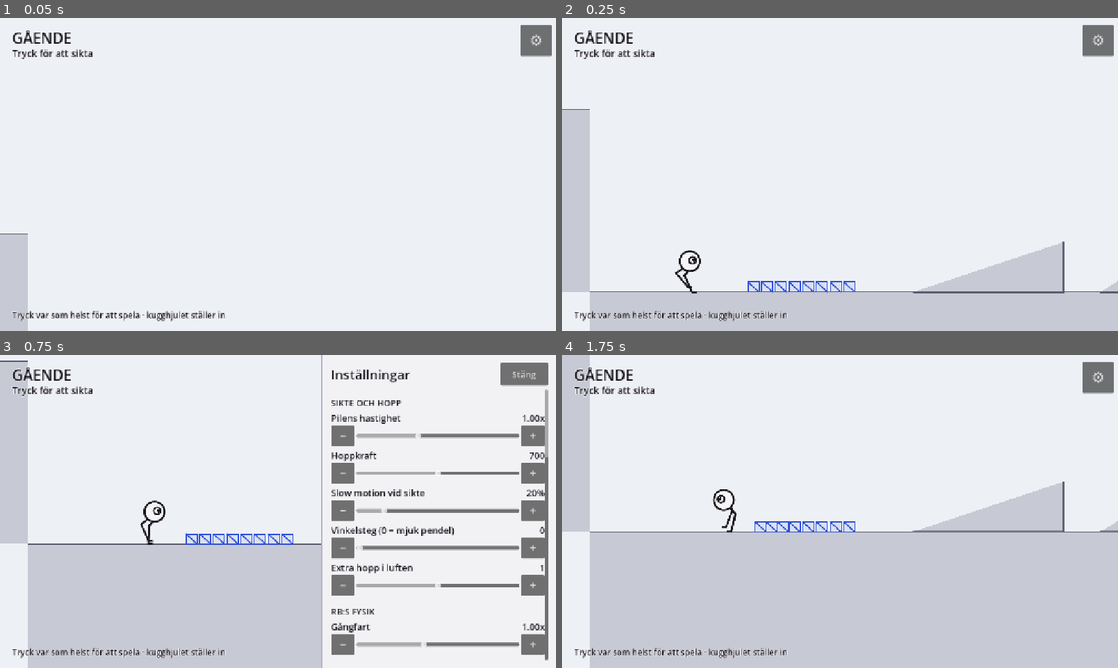
Above: before the commit, frames 1-4 (two rows, left to right).
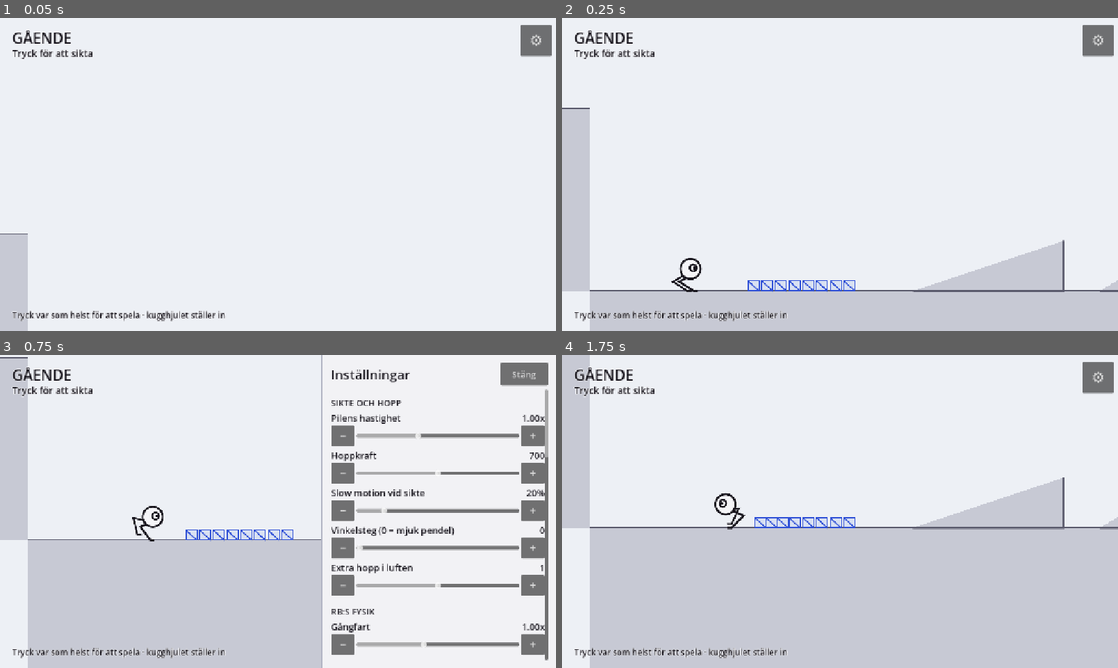
Above: after the commit, the same moments.

Repository: ojojboll-ui/Robo-ball
Game: Godot game, scene res://main/main.tscn
Same seed, same stepped clock (60 frames per second), same inputs: the game is played once before the commit and once after it.
Inputs:
- Up to frame 1 (0.05 s): no input
- Up to frame 2 (0.25 s): no input
- Up to frame 3 (0.75 s): click "⚙" at 0.5 s
- Up to frame 4 (1.75 s): click "Stäng" at 1.25 s

Frame 1 is identical in both runs. In frame 2, 1.3% of the frame differs, in the area x 0-100%, y 28-88%; in frame 3, 1.6%; in frame 4, 2.6%, in the area x 0-100%, y 39-57%.

Commit message:
Fold the legs in instead of snapping to a ball, and reshape them
Three notes from playtest: the change into rolling was a snap, the legs
were slightly too long, and the two segments should be closer in length
with a tighter joint angle.

The snap is gone because the shapes no longer swap. A capsule whose
height is two radii is a circle, so the capsule simply shrinks: 70 px
down to 44 over about two tenths of a second, with the body moved by half
the height change each frame so the underside stays on the ground. The
legs then fold by themselves — the feet stay planted while the hip sinks,
and the geometry does the rest. Measured on the 45 degree ramp: the
retraction now spans 22 frames and moves RB at most 2.6 px in any single
one, against a 22 px jump before.

The legs are 36 and 37 px against 28 and 40, so the two segments are
nearly equal as a bird's are, and standing height drops from 88 px to 70.
That combination is what gives the tighter joint: the angle at the ankle
is now 63 degrees standing and 74 mid-stride, where it used to be 101. A
bird's leg is always bent; a straight one reads as a stick.

Checked after the rebuild: gap between foot and ground still 0.00 px on
the flat, and no frame with both feet in the air.

Co-Authored-By: Claude Opus 5 <noreply@anthropic.com>
Claude-Session: https://claude.ai/code/session_01BFuXiawrAFSoffrH8t6SUi

Diff:
--- a/game/actor/legs.gd
+++ b/game/actor/legs.gd
@@ -17,11 +17,14 @@
 ##      kollisionskroppen och ärvde varje litet hack i underlaget — därav
 ##      skakandet uppför ramper.
 
-const THIGH := 28.0        ## höft → ankel, det korta övre benet
-const SHIN := 40.0         ## ankel → tå, det långa nedre benet
+const THIGH := 36.0        ## höft → ankel
+const SHIN := 37.0         ## ankel → tå. Nästan lika långa, som hos en fågel,
+                           ## vilket ger den snäva vinkeln i leden.
 const TOE := 9.0
 const HIP_SPREAD := 7.0    ## halva avståndet mellan höfterna
-const BODY_HEIGHT := 66.0  ## bollens mitt över fotplanet = kapselhöjd minus radie
+## Bollens mitt över fotplanet. Sätts av RoboBall varje bildruta, eftersom den
+## krymper när benen dras in — det är den som får benen att vika ihop sig.
+var body_height := 48.0
 const LIFT := 13.0         ## hur högt foten lyfts under ett steg
 const MAX_SAG := 16.0      ## hur långt kroppen får hamna från kollisionskroppen
 const STIFFNESS := 220.0
@@ -47,7 +50,7 @@
 var body_point := Vector2.ZERO
 ## Hur högt bollens mitt sitter över kollisionskroppens mitt. Sätts av RoboBall
 ## så att de två aldrig kan glida isär.
-var body_lift := 16.0
+var body_lift := 13.0
 var _body_vel := Vector2.ZERO
 var _ready := false
 
@@ -56,7 +59,7 @@
 	_body_vel = Vector2.ZERO
 	var t := Vector2(-normal.y, normal.x)
 	for i in 2:
-		feet[i] = body_point - normal * BODY_HEIGHT + t * (i * 2.0 - 1.0) * HIP_SPREAD
+		feet[i] = body_point - normal * body_height + t * (i * 2.0 - 1.0) * HIP_SPREAD
 		planted[i] = true
 		step_t[i] = 1.0
 	_ready = true
@@ -86,7 +89,7 @@
 	# i stället för att svepa dit över en halv sekund.
 	for i in 2:
 		if ((feet[i] as Vector2) - (hip_list[i] as Vector2)).length() > REACH * 1.6:
-			feet[i] = (hip_list[i] as Vector2) - normal * (BODY_HEIGHT - 10.0)
+			feet[i] = (hip_list[i] as Vector2) - normal * (body_height - 10.0)
 			step_to[i] = feet[i]
 			step_t[i] = 1.0
 			planted[i] = true
@@ -109,7 +112,7 @@
 			# Ingen mark inom räckhåll — foten hänger i luften, troligen kvar
 			# från ett fall. Flytta den till det förväntade fotplanet så att
 			# strålen hittar marken nästa bildruta.
-			feet[i] = (hip_list[i] as Vector2) - normal * (BODY_HEIGHT - 10.0)
+			feet[i] = (hip_list[i] as Vector2) - normal * (body_height - 10.0)
 
 	for i in 2:
 		if planted[i]:
@@ -159,7 +162,7 @@
 	# Sikta på **fotplanet** framför höften, inte på höftens egen höjd. Utgick
 	# strålen från höften nådde den aldrig ner till marken, fallbacken användes
 	# varje gång, och foten hamnade en bit över underlaget.
-	var aim := hip - normal * (BODY_HEIGHT - 10.0) + t * forward * stride * 0.55
+	var aim := hip - normal * (body_height - 10.0) + t * forward * stride * 0.55
 	var space := rb.get_world_2d().direct_space_state
 	var query := PhysicsRayQueryParameters2D.create(
 		aim + normal * PROBE_UP, aim - normal * PROBE_DOWN, rb.collision_mask, [rb.get_rid()])
@@ -172,7 +175,7 @@
 	if not hit.is_empty() and (hit["normal"] as Vector2).dot(normal) > 0.35:
 		target = hit["position"]
 	else:
-		target = hip - normal * (BODY_HEIGHT - 10.0)
+		target = hip - normal * (body_height - 10.0)
 
 	# Och aldrig längre bort än benet räcker.
 	var reach_vec := target - hip
@@ -194,7 +197,7 @@
 func _dangle(normal: Vector2, delta: float) -> void:
 	var t := Vector2(-normal.y, normal.x)
 	for i in 2:
-		var rest := body_point - normal * (BODY_HEIGHT - 6.0) + t * (i * 2.0 - 1.0) * HIP_SPREAD
+		var rest := body_point - normal * (body_height - 6.0) + t * (i * 2.0 - 1.0) * HIP_SPREAD
 		feet[i] = (feet[i] as Vector2).lerp(rest, minf(1.0, delta * 9.0))
 		planted[i] = true
 		step_t[i] = 1.0
@@ -211,7 +214,7 @@
 	# Bara höjden fjädrar, och den styrs av var fötterna faktiskt står.
 	var anchor := rb.global_position + normal * body_lift
 	var support: Vector2 = ((feet[0] as Vector2) + (feet[1] as Vector2)) * 0.5
-	var along := (support + normal * BODY_HEIGHT - anchor).dot(normal)
+	var along := (support + normal * body_height - anchor).dot(normal)
 	var target := anchor + normal * clampf(along, -MAX_SAG, MAX_SAG)
 
 	_body_vel += (target - body_point) * STIFFNESS * delta
--- a/game/actor/robo_ball.gd
+++ b/game/actor/robo_ball.gd
@@ -23,12 +23,15 @@
 enum State { WALK, ROLL, AIM, AIR }
 
 const RADIUS := 22.0            ## bollens radie, och kollisionscirkeln när han rullar
-## Med benen ute är han en boll på ben, och kollisionskroppen ska säga samma
-## sak: en kapsel som når från bollens topp ner till fötterna. När benen dras in
-## byts den mot en cirkel — då *är* han bollen. Bytet flyttar honom 16 px, vilket
-## är exakt varför bollen sjunker mot marken när benen försvinner.
-const CAPSULE_HEIGHT := 88.0
+## Med benen ute är han en boll på ben, och kollisionskroppen ska säga samma sak:
+## en kapsel som når från bollens topp ner till fötterna. När benen dras in
+## *krymper* kapseln i stället för att bytas ut — en kapsel vars höjd är två
+## radier är per definition en cirkel. Därför blir indragningen en mjuk rörelse
+## över några bildrutor i stället för ett hack mellan två former, och benen viker
+## ihop sig av sig själva när höften sjunker: fötterna står kvar på marken.
+const CAPSULE_HEIGHT := 70.0
 const STAND_HALF := CAPSULE_HEIGHT * 0.5
+const TUCK_SPEED := 6.5        ## hur snabbt benen viks in, ~0.15 s
 const BODY_LIFT := STAND_HALF - RADIUS   ## bollens mitt över kollisionsmitten
 const WALK_SPEED := 130.0
 const WALK_ACCEL := 900.0      ## hur hårt benen driver mot gångfarten
@@ -62,7 +65,8 @@
 var _legs := Legs.new()
 var _shape: CollisionShape2D
 var _capsule := CapsuleShape2D.new()
-var _circle := CircleShape2D.new()
+## 1.0 = benen ute, 0.0 = helt indragna. Allt annat följer av den här siffran.
+var _stance := 1.0
 ## Underlagets normal, utjämnad. Rå normal hoppar till vid varje skarv mellan
 ## kollisionspolygonens delar, och det syntes som ryck i kroppens lutning.
 var _smooth_normal := Vector2.UP
@@ -72,7 +76,6 @@
 ## Noderna byggs i kod i stället för i en scenfil — RB har få delar, och det
 ## håller allt som beskriver honom i en enda läsbar fil.
 func _ready() -> void:
-	_circle.radius = RADIUS
 	_capsule.radius = RADIUS
 	_capsule.height = CAPSULE_HEIGHT
 	_shape = CollisionShape2D.new()
@@ -93,6 +96,7 @@
 	# Vad som räknas som golv avgörs av bollformen, inte av benen. Brantare än
 	# så tappar han fästet helt och faller.
 	floor_max_angle = deg_to_rad(Settings.roll_max_slope)
+	_update_stance_shape(delta)
 	match state:
 		State.WALK, State.ROLL:
 			_process_ground(delta)
@@ -106,12 +110,14 @@
 func _update_legs(delta: float) -> void:
 	var grounded := state == State.WALK or state == State.AIM
 	_smooth_normal = _smooth_normal.lerp(ground_normal, minf(1.0, delta * 14.0)).normalized()
-	if state == State.ROLL:
-		# Benen är indragna — då finns inget att simulera, och kroppen sitter
-		# åter fast i bollen eftersom det *är* bollen som rullar.
+	if _stance < 0.08:
+		# Helt indragna — då finns inget att simulera, och kroppen sitter åter
+		# fast i bollen eftersom det *är* bollen som rullar.
 		_legs.body_point = global_position
 		return
-	_legs.update(self, _smooth_normal, ground_speed, grounded, delta)
+	# Under indragningen simuleras benen fortfarande. Höften sjunker med
+	# kapseln, fötterna står kvar, och vikningen kommer ur geometrin.
+	_legs.update(self, _smooth_normal, ground_speed, grounded or state == State.ROLL, delta)
 
 # ---------------------------------------------------------------- lägen
 
@@ -292,29 +298,29 @@
 func _set_state(next: State) -> void:
 	if state == next:
 		return
-	var was_rolling := state == State.ROLL
-	var will_roll := next == State.ROLL
-	if was_rolling != will_roll:
-		_swap_shape(will_roll)
 	# Reser han sig ur en rullning har benen inga giltiga fotplaceringar kvar —
 	# utan en omstart skulle de kliva från där de stod innan han rullade.
-	if was_rolling and not will_roll:
+	if state == State.ROLL and next != State.ROLL:
 		_legs.reset(self, _smooth_normal)
 	state = next
 	WorldClock.set_slowmo(state == State.AIM)
 	state_changed.emit(state)
 
-## Kapseln står med mitten 54 px över marken, cirkeln med mitten 22 px över.
-## Byter vi form utan att flytta honom hamnar han antingen svävande eller nere i
-## marken, så förflyttningen hör till bytet.
-func _swap_shape(rolling: bool) -> void:
-	var up := ground_normal if ground_normal.length() > 0.1 else Vector2.UP
-	if rolling:
-		_shape.shape = _circle
-		global_position -= up * BODY_LIFT
-	else:
-		_shape.shape = _capsule
-		global_position += up * BODY_LIFT
+## Kapselns höjd följer hållningen: full höjd med benen ute, två radier — alltså
+## en cirkel — när de är indragna. Fötterna står still medan höften sjunker, så
+## benen viker ihop sig av sig själva. Kroppen flyttas med halva höjdändringen
+## så att kapselns undersida står kvar på marken hela vägen.
+func _update_stance_shape(delta: float) -> void:
+	var target := 0.0 if state == State.ROLL else 1.0
+	_stance = move_toward(_stance, target, TUCK_SPEED * delta)
+	var height := lerpf(RADIUS * 2.0, CAPSULE_HEIGHT, _stance)
+	var change := height - _capsule.height
+	if absf(change) > 0.001:
+		_capsule.height = height
+		var up := ground_normal if ground_normal.length() > 0.1 else Vector2.UP
+		global_position += up * change * 0.5
+	_legs.body_lift = height * 0.5 - RADIUS
+	_legs.body_height = height - RADIUS
 
 func set_start_position(pos: Vector2) -> void:
 	_start_position = pos
@@ -324,8 +330,8 @@
 	respawn()
 
 func respawn() -> void:
-	if state == State.ROLL:
-		_swap_shape(false)
+	_stance = 1.0
+	_capsule.height = CAPSULE_HEIGHT
 	global_position = _start_position
 	velocity = Vector2.ZERO
 	ground_speed = 0.0
@@ -358,7 +364,7 @@
 
 func _ground_ahead() -> bool:
 	var lean := ground_normal.angle() + PI * 0.5
-	_ledge_ray.target_position = Vector2(facing * (RADIUS + 8.0), STAND_HALF + 22.0).rotated(lean)
+	_ledge_ray.target_position = Vector2(facing * (RADIUS + 8.0), _capsule.height * 0.5 + 22.0).rotated(lean)
 	_ledge_ray.force_raycast_update()
 	return _ledge_ray.is_colliding()
 
@@ -425,7 +431,7 @@
 func _draw() -> void:
 	if state == State.AIM:
 		_draw_aim()
-	if state == State.ROLL:
+	if _stance < 0.08:
 		_draw_rolling()
 	else:
 		_draw_standing()
Not shown, changed: docs/DESIGN.md
